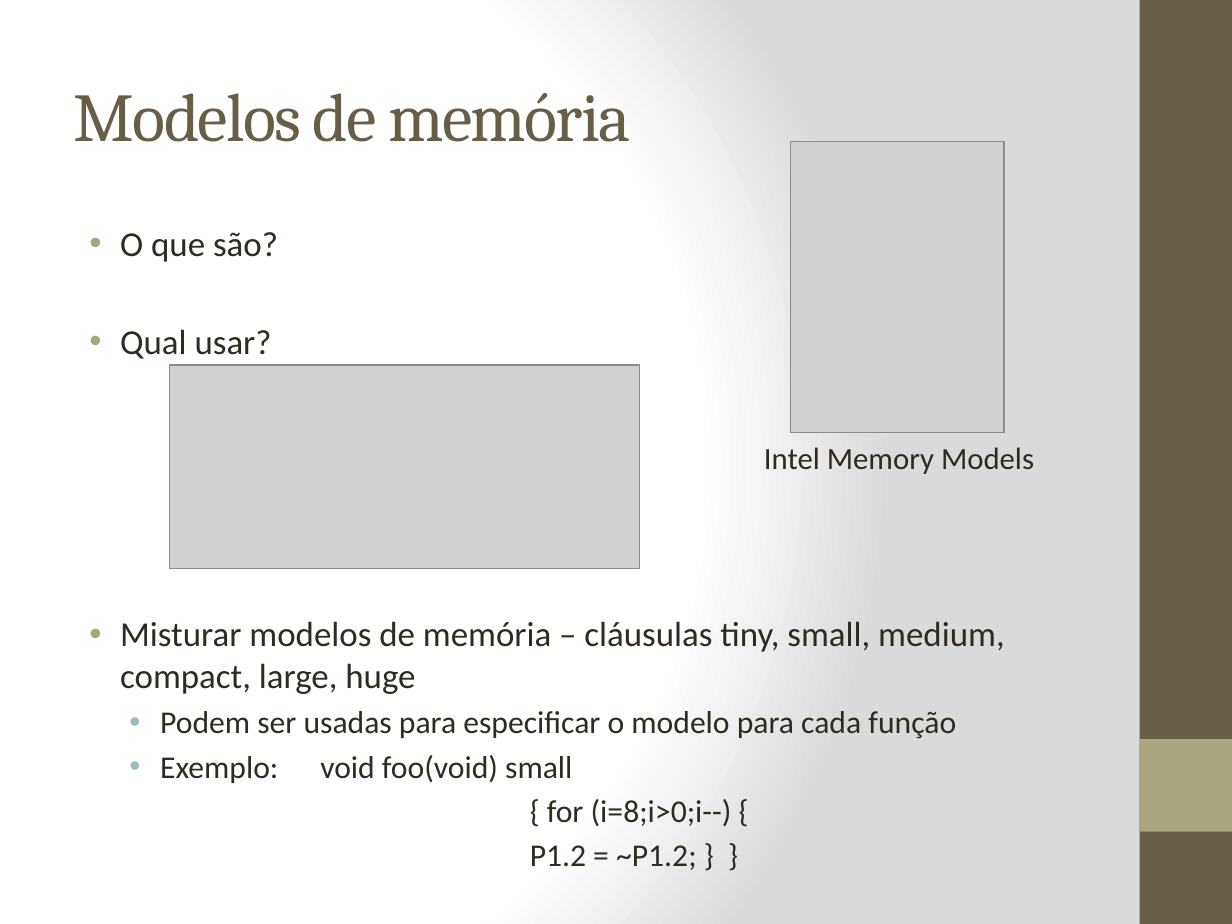
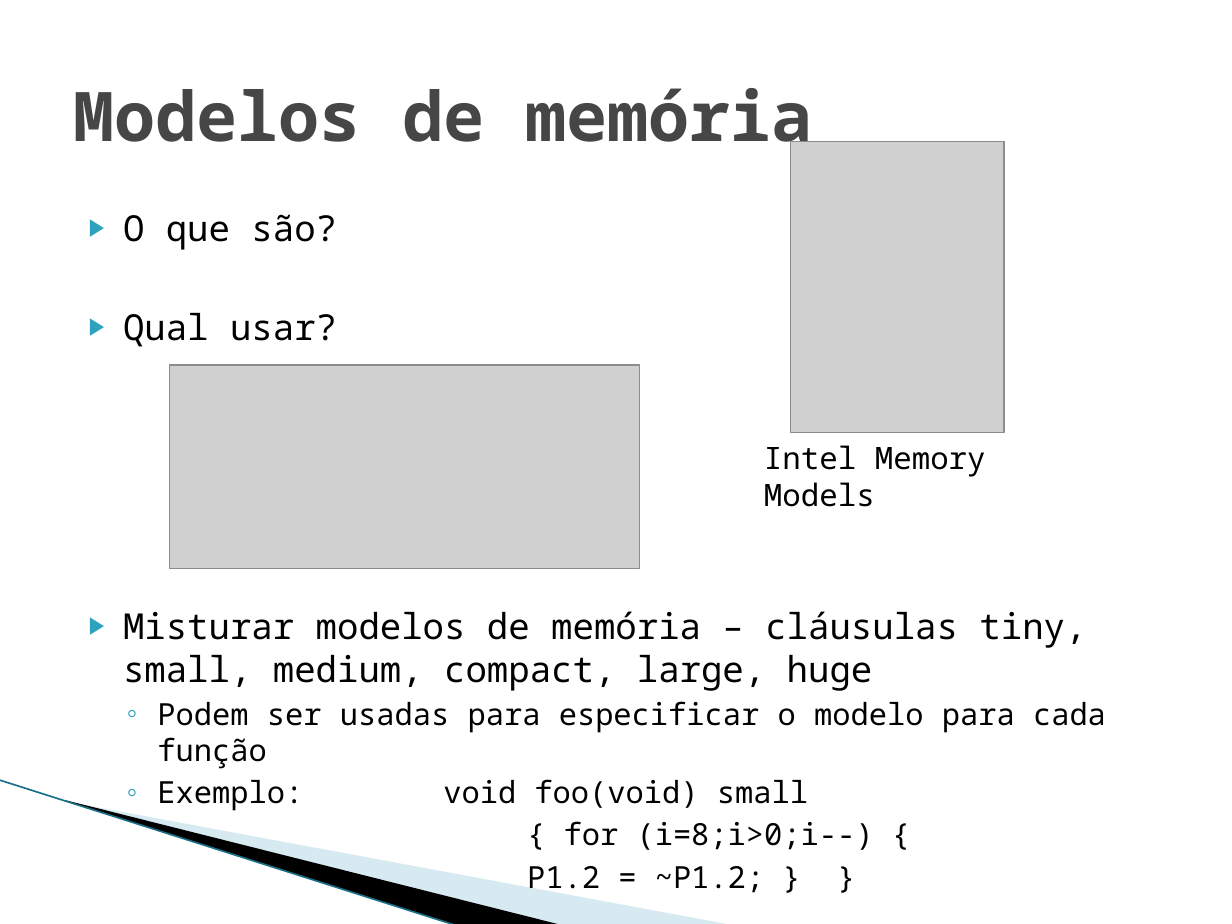
Before and after one commit to badershs/mips-assembler-unb, a slide deck: slide 18 of seminario/Interface entre C e Assemby 8085.pptx. Drawn at 1232x924 pixels with LibreOffice and Linux fonts; fonts in the diff are those of the drawing; grey boxes stand for pictures; background and template pictures are left out. Boxes give left, top, right and bottom in pixels: in the first picture for what was removed or moved away, otherwise in the second. Text is boxed around its words. In the diff, an @@ line names an element or a change of style, - is before the commit and + after.

```diff
--- a/seminario/Interface entre C e Assemby 8085.pptx
+++ b/seminario/Interface entre C e Assemby 8085.pptx
@@ background gradient #FFFFFF to #DADADA to #FFFFFF @@
@@ rectangle removed at bbox=[1140, 0, 1232, 924] @@
@@ title "Modelos de memória" at bbox=[74, 88, 812, 158]: font Cambria to Noto Sans Mono, text colour #675E47 to #464646, letter spacing -1 to 0 pt, bold on @@
@@ text "O que são?": place and size @@
-text "O que são?" at bbox=[120, 232, 1004, 870]
+text "O que são?" at bbox=[123, 214, 1106, 893]
@@ text "O que são?" at bbox=[123, 214, 1106, 893]: size 20.4 to 20.9 pt in "O que são?", "Qual usar?", "Misturar modelos de memória – cláusulas tiny, ..."; font Calibri to Noto Sans Mono, text colour #2F2B20 to #000000; size 18.5 to 17.8 pt in "Podem ser usadas para especificar o modelo ...", "Exemplo: void foo(void) small", "{ for (i=8;i>0;i--) {", "P1.2 = ~P1.2; } }"; bullet • to ▶; bullet colour #A9A57C to #2DA2BF; bullet • to ◦; bullet colour #9CBEBD to #2DA2BF; indent changed @@
@@ text "Intel Memory Models" at bbox=[764, 445, 986, 507]: font Calibri to Noto Sans Mono, text colour #2F2B20 to #000000 @@
@@ rectangle removed at bbox=[1140, 739, 1232, 832] @@
@@ line added from (0, 780) to (457, 924), #97C5D8 0.95 pt @@
@@ freeform shape added at bbox=[65, 800, 563, 924], fill #000000 @@
@@ freeform shape added at bbox=[68, 801, 733, 924], fill #A0CBDC at 40% opacity @@
```
Also in this commit, not shown: 18 other slides changed, 9 slides added, 2 slides removed.
